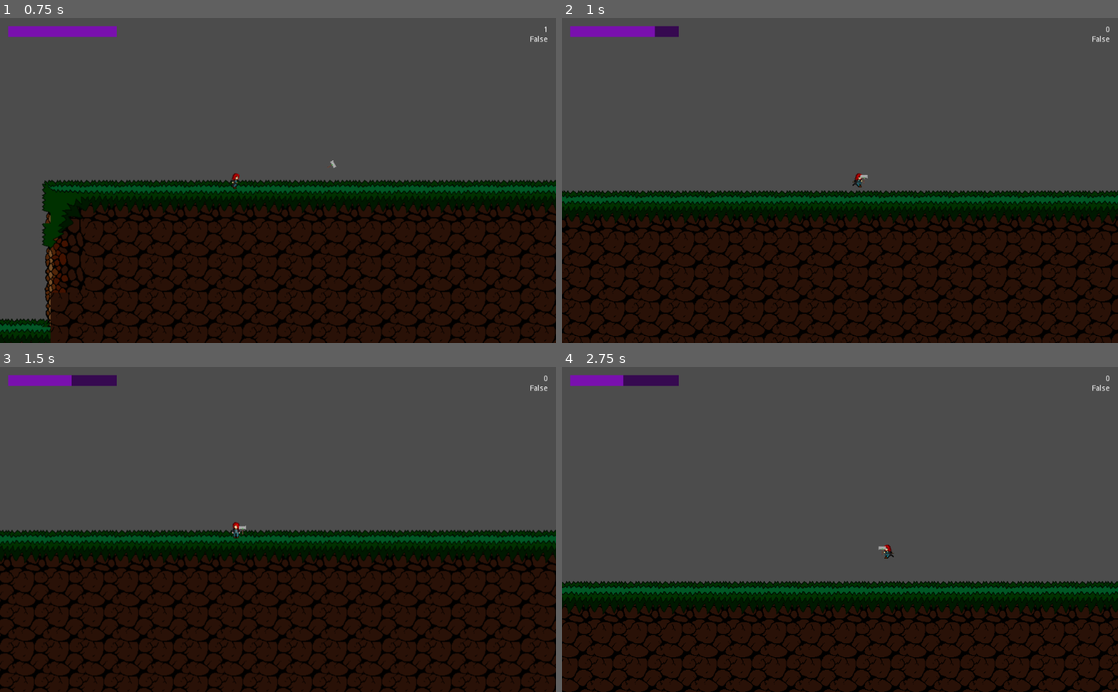
Above: before the commit, frames 1-4 (two rows, left to right).
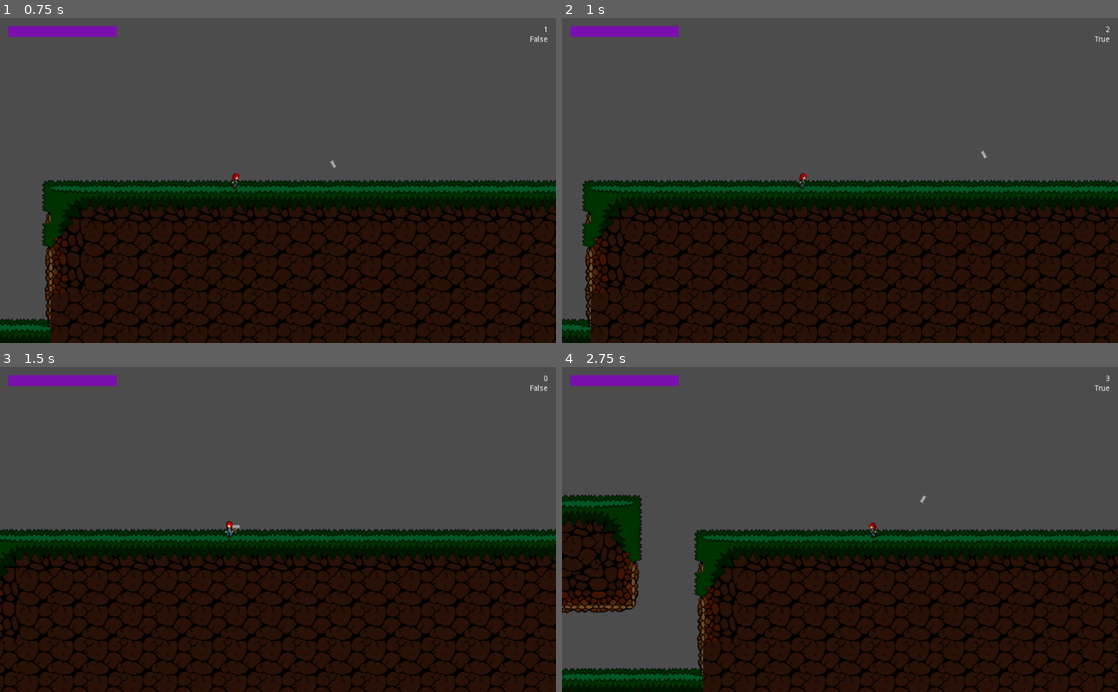
Above: after the commit, the same moments.

Repository: Jantho1990/Hammertime-Prototype
Game: Godot game, scene res://screens/GameScreen.tscn
Same seed, same stepped clock (60 frames per second), same inputs: the game is played once before the commit and once after it.
Inputs (mouse positions are in pixels of both pictures, inside the frame that each line leads up to):
- Up to frame 1 (0.75 s): tap Enter (ui_accept) at 0.5 s; move the mouse to (400, 164) at 0.52 s; hold D (ui_right) from 0.53 s (still down); right-click (400, 164) at 0.6 s
- Up to frame 2 (1 s): keep holding D (ui_right); tap Enter (ui_accept) at 0.77 s; click (962, 164) at 0.8 s
- Up to frame 3 (1.5 s): release D (ui_right) at 1.25 s; drag from (166, 545) to (33, 558) at 1.27 s
- Up to frame 4 (2.75 s): move the mouse to (895, 458) at 2.02 s; hold A (ui_left) from 2.03 s (still down); right-click (895, 458) at 2.1 s; click (895, 458) at 2.3 s

Frame 1 is identical in both runs. In frame 2, 21% of the frame differs, in the area x 0-100%, y 2-100%; in frame 3, 12%; in frame 4, 35%.

Commit message:
changed hammer teleport input to match specs

Diff:
--- a/entities/player/Player.gd
+++ b/entities/player/Player.gd
@@ -117,7 +117,9 @@
 
   # Action/Spellcasting
   if Input.is_action_just_pressed('cast'):
-    $Spellcaster.cast()
+    if not $Spellcaster.active_spell.name == 'TeleportSpell' or \
+      Weapon.throwing:
+        $Spellcaster.cast()
     # print("no casting for now")
 
   # Final movement integration
--- a/project.godot
+++ b/project.godot
@@ -111,7 +111,7 @@
 }
 cast={
 "deadzone": 0.5,
-"events": [ Object(InputEventMouseButton,"resource_local_to_ …(179 unchanged characters)… or2( 0, 0 ),"factor":1.0,"button_index":1,"pressed":false,"doubleclick":false,"script":null)
+"events": [ Object(InputEventMouseButton,"resource_local_to_ …(179 unchanged characters)… or2( 0, 0 ),"factor":1.0,"button_index":2,"pressed":false,"doubleclick":false,"script":null)
  ]
 }
 
--- a/spells/TeleportSpell.gd
+++ b/spells/TeleportSpell.gd
@@ -5,4 +5,5 @@
   .effect()
   var caster = Spellcaster.Caster
   caster.position = caster.Weapon.global_position
-  GlobalSignal.dispatch('teleport')
+  if caster.Weapon.throwing:
+    GlobalSignal.dispatch('teleport')
